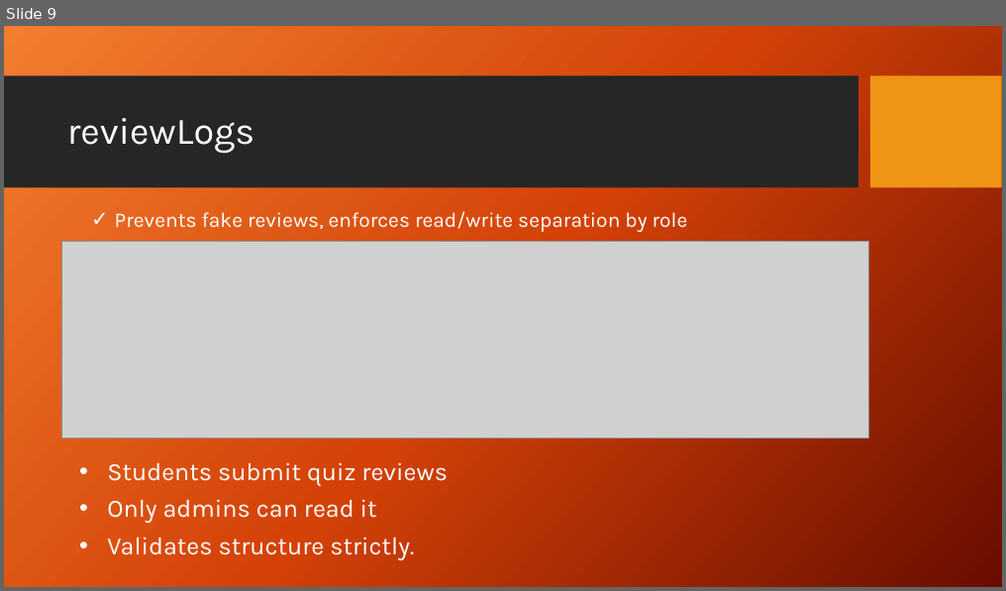
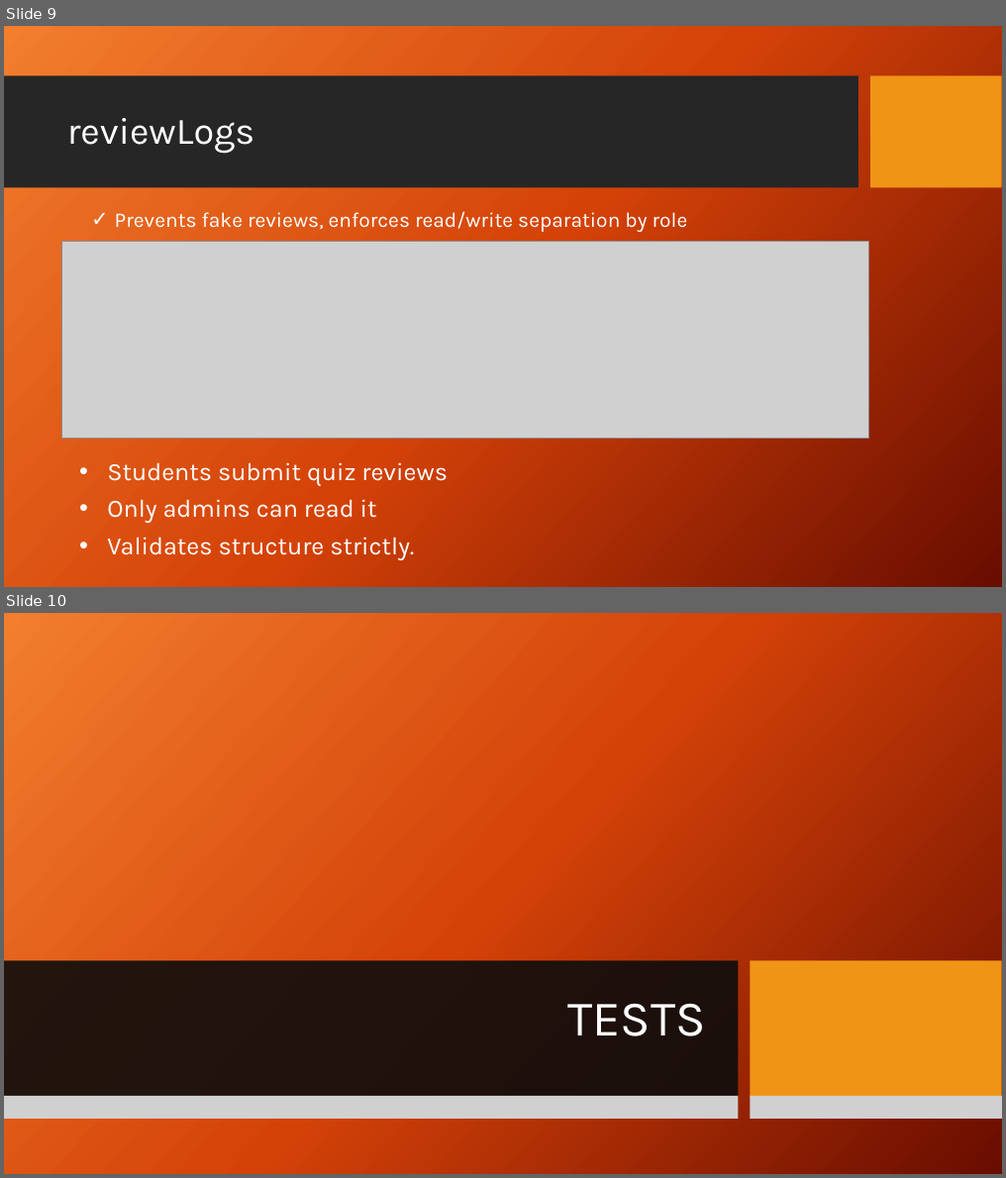
Before and after one commit to eduval/iTED-Nexus, a slide deck: FirebaseDatabaseSecurity_DannesEspinoza.pptx. Shown one above the other, each under a label of ours: slide 9 before the commit, slides 9 and 10 after it. The pictures are 1006x591 and 1006x1178 pixels, drawn with LibreOffice and Linux fonts; fonts in the diff are those of the drawing; grey boxes stand for pictures; background and template pictures are left out. Boxes give left, top, right and bottom in pixels: in the first picture for what was removed or moved away, otherwise in the second. Text is boxed around its words. In the diff, an @@ line names an element or a change of style, - is before the commit and + after.

Commit message:
Adding tests

```diff
--- a/FirebaseDatabaseSecurity_DannesEspinoza.pptx
+++ b/FirebaseDatabaseSecurity_DannesEspinoza.pptx
@@ slide 10 added at [4,613,1002,1174], background picture (left out); not listed: 2 template elements that a slide beside it also shows @@
@@ rectangle added at [4,613,1002,1174], fill gradient #F18031 to #D54209 to #6A0D00 @@
@@ rectangle added at [4,825,739,961], fill #262626 @@
@@ rectangle added at [749,825,1002,961], fill #F09415 @@
@@ picture added at [4,960,739,983] @@
@@ rectangle added at [4,961,739,1097], fill #0D0D0D at 90% opacity @@
@@ picture added at [749,960,1002,983] @@
@@ rectangle added at [749,961,1002,1097], fill #F09415 @@
@@ title added at [567,1003,706,1037], 48 pt, text #FFFFFF @@
+TESTS
@@ picture added at [4,1096,739,1118] @@
@@ picture added at [749,1096,1002,1118] @@
```
Also in this commit, not shown: 3 slides changed, 6 other slides added.
